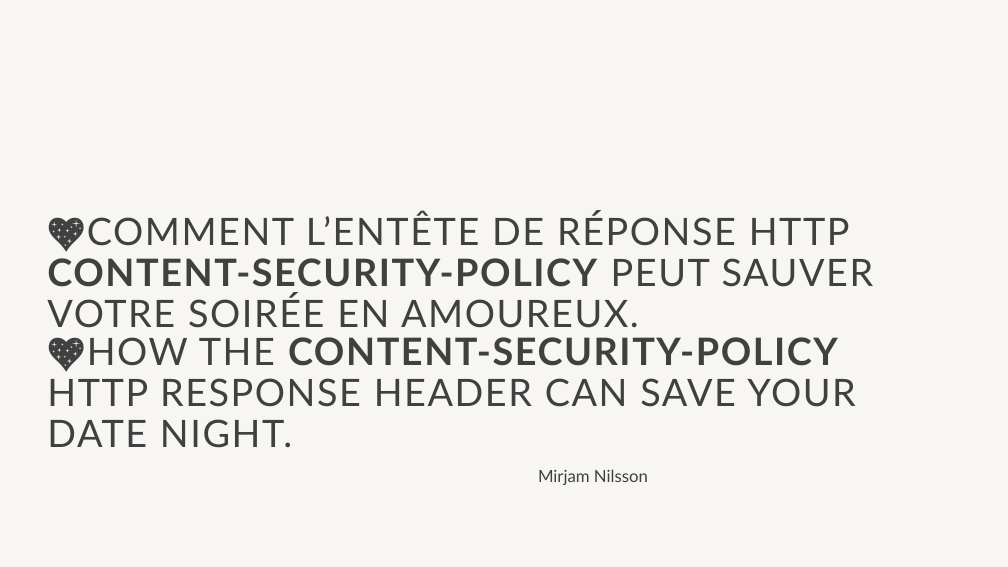
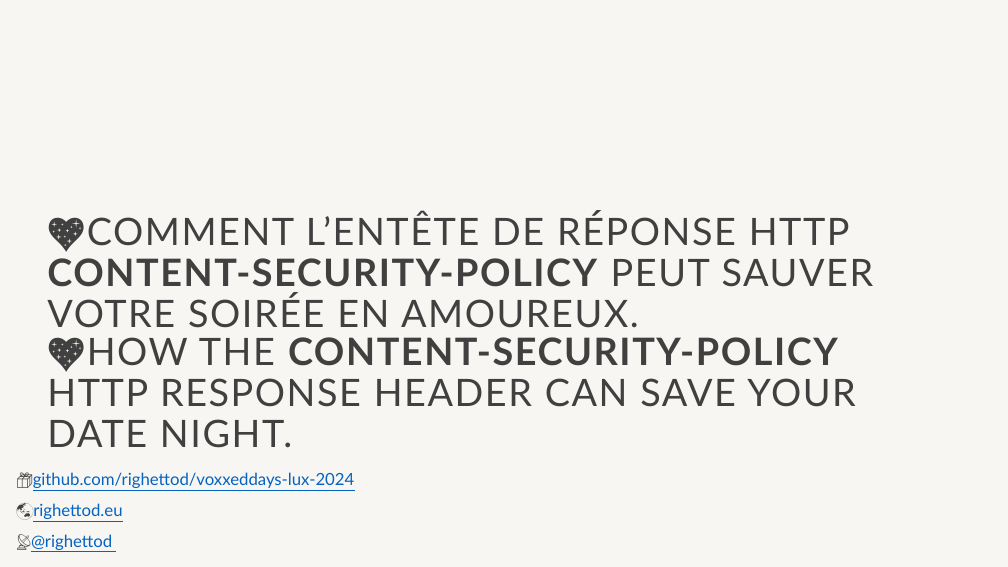
Before and after one commit to righettod/voxxeddays-lux-2024, a slide deck: slide 1 of presentation.pptx. Drawn at 1008x567 pixels with LibreOffice and Linux fonts; fonts in the diff are those of the drawing; background and template pictures are left out. Boxes give left, top, right and bottom in pixels: in the first picture for what was removed or moved away, otherwise in the second. Text is boxed around its words. In the diff, an @@ line names an element or a change of style, - is before the commit and + after.

Commit message:
WIP

```diff
--- a/presentation.pptx
+++ b/presentation.pptx
@@ subtitle at (17,472,355,552): text changed; text colour #404040 to #0563C1 @@
-Mirjam Nilsson
+📦github.com/righettod/voxxeddays-lux-2024
+🌏righettod.eu
+📡@righettod
```
Also in this commit, not shown: 3 other slides changed, 5 slides added.
